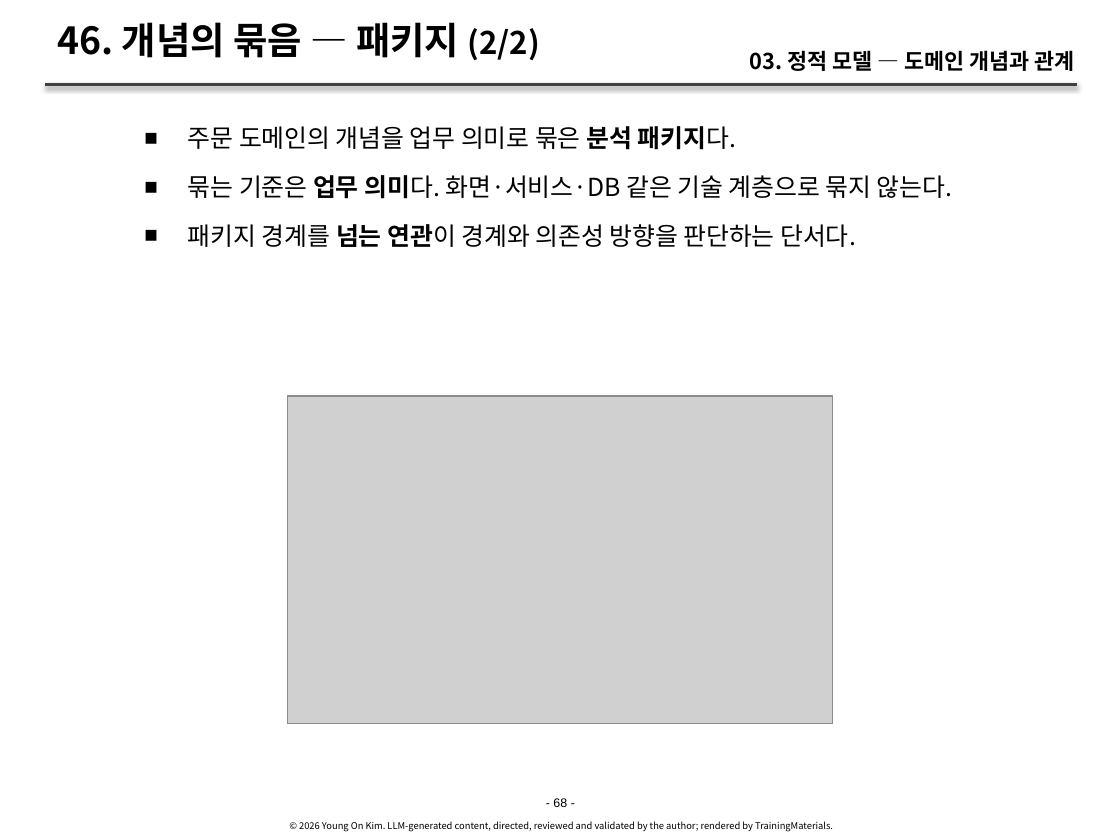
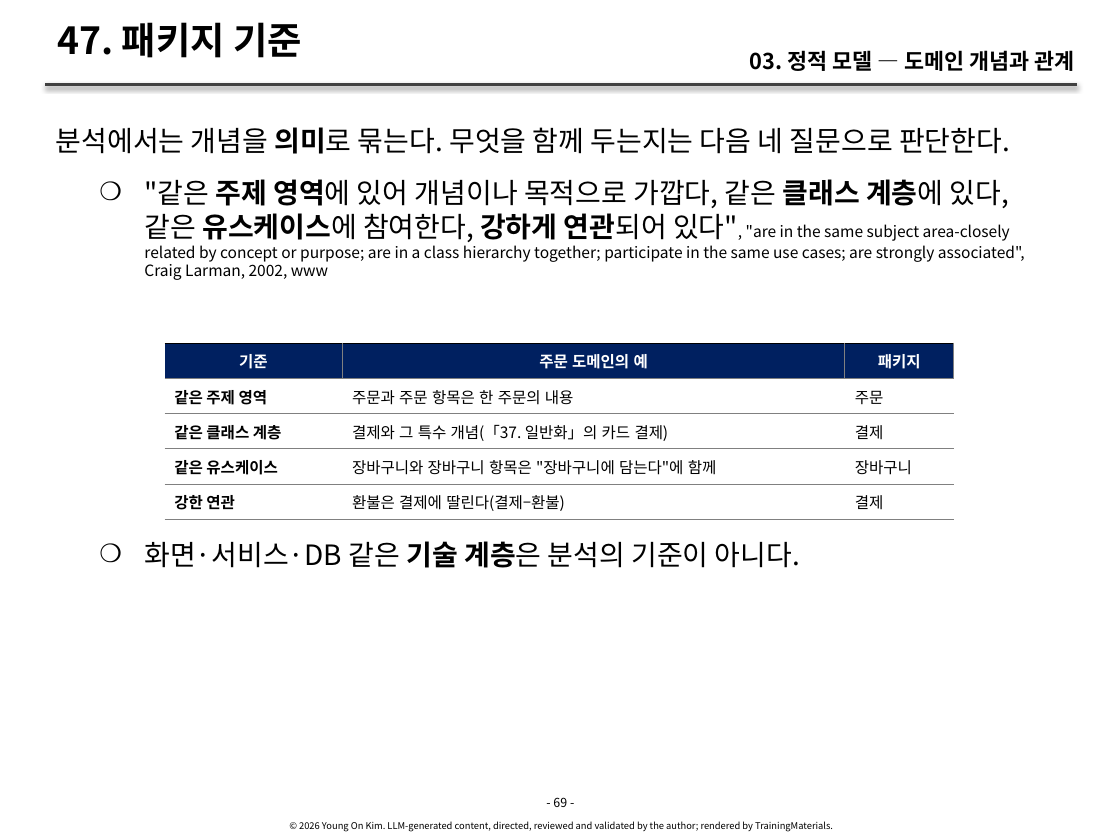
Before and after one commit to YoungSan77/TrainingMaterials, a slide deck: slide 69 of courses/ooad/sessions/s03.pptx (slide 68 before the commit). Drawn at 1120x840 pixels with LibreOffice and Linux fonts; fonts in the diff are those of the drawing; grey boxes stand for pictures. Boxes give left, top, right and bottom in pixels: in the first picture for what was removed or moved away, otherwise in the second. Text is boxed around its words. In the diff, an @@ line names an element or a change of style, - is before the commit and + after.

```diff
--- a/courses/ooad/sessions/s03.pptx
+++ b/courses/ooad/sessions/s03.pptx
@@ title at (57,22,302,58): text changed @@
-46. 개념의 묶음 — 패키지 (2/2)
+47. 패키지 기준
@@ text added at (56,127,1025,280), 10 pt, text #000000 @@
+분석에서는 개념을 의미로 묶는다. 무엇을 함께 두는지는 다음 네 질문으로 판단한다.
+    ❍ "같은 주제 영역에 있어 개념이나 목적으로 가깝다, 같은 클래스 계층에 있다, 같은 유스케이스에 참여한다, 강하게 연관되어 있다", "are in the same subject area-closely related by concept or purpose; are in a class hierarchy together; participate in the same use cases; are strongly associated", Craig Larman, 2002, www
@@ text removed at (188,126,953,247) @@
-      ■ 주문 도메인의 개념을 업무 의미로 묶은 분석 패키지다.
-      ■ 묶는 기준은 업무 의미다. 화면·서비스·DB 같은 기술 계층으로 묶지 않는다.
-      ■ 패키지 경계를 넘는 연관이 경계와 의존성 방향을 판단하는 단서다.
@@ table added at (165,343,954,818), 5 rows, 3 columns @@
+기준 | 주문 도메인의 예 | 패키지
+같은 주제 영역 | 주문과 주문 항목은 한 주문의 내용 | 주문
+같은 클래스 계층 | 결제와 그 특수 개념(「37. 일반화」의 카드 결제) | 결제
+같은 유스케이스 | 장바구니와 장바구니 항목은 "장바구니에 담는다"에 함께 | 장바구니
+강한 연관 | 환불은 결제에 딸린다(결제–환불) | 결제
@@ picture removed at (287,396,832,725) @@
@@ text added at (144,541,800,568), 18 pt, text #000000 @@
+    ❍ 화면·서비스·DB 같은 기술 계층은 분석의 기준이 아니다.
@@ text at (553,797,567,807): text changed; font Arial to Noto Sans CJK KR @@
-- 68 -
+- 69 -
```
Also in this commit, not shown: 80 other slides changed, 5 slides added, 1 slide removed, 39 other files.
